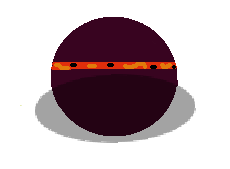
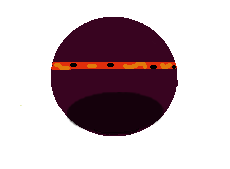
Layers edited between the first and the second w=230, h=169 image:
"Ellipse 1" (1st of 3, in "Planet 3"): opacity 36% → 63%, painted on it over (35, 74, 196, 143)
painted on "Planet_3 (2)" over (94, 128, 139, 135)
painted on "Planet_3 (1)" over (90, 129, 141, 136)
